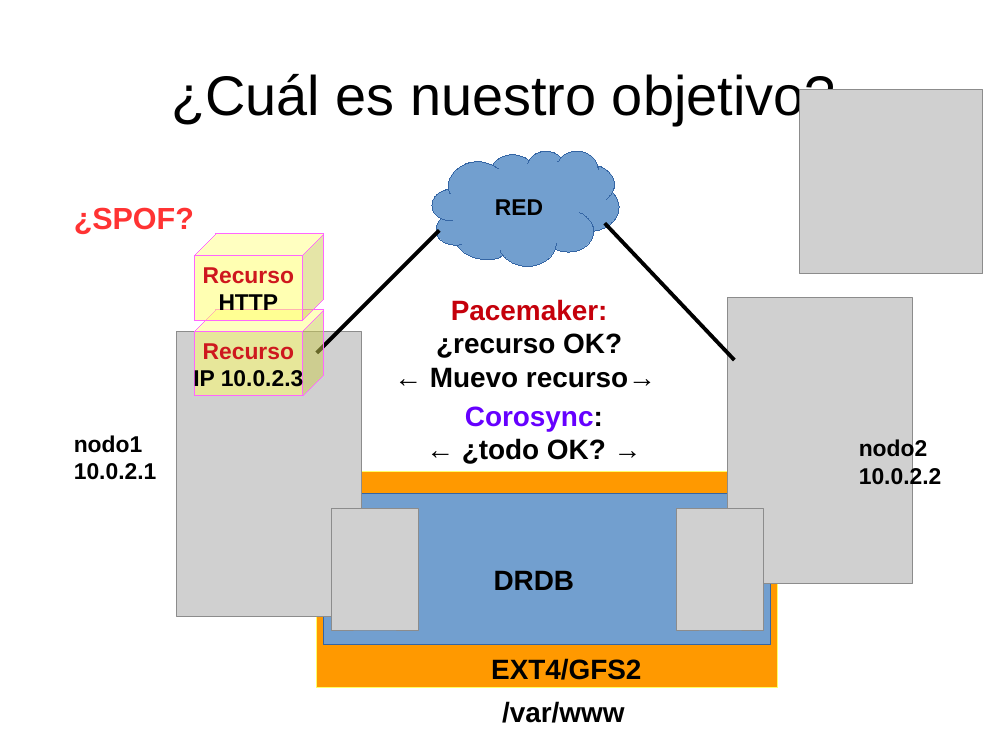
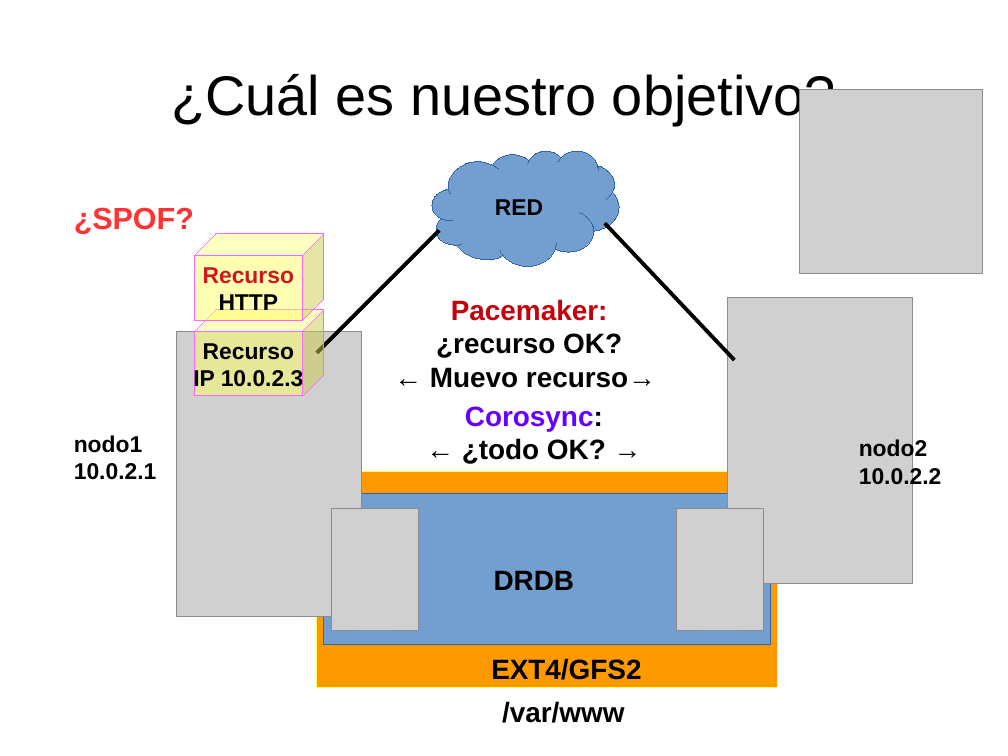
Before and after one commit to niniadcobre/asa, a slide deck: slide 5 of clases/cluster.odp. Drawn at 1008x756 pixels with LibreOffice and Linux fonts; fonts in the diff are those of the drawing; grey boxes stand for pictures. Boxes give left, top, right and bottom in pixels: in the first picture for what was removed or moved away, otherwise in the second. Text is boxed around its words. In the diff, an @@ line names an element or a change of style, - is before the commit and + after.

```diff
--- a/clases/cluster.odp
+++ b/clases/cluster.odp
@@ text in cube at [193, 343, 304, 392]: text changed @@
-Recurso
-IP 10.0.2.3
+Recurso
+IP 10.0.2.3
```
Also in this commit, not shown: 7 other slides changed, 2 slides added.
